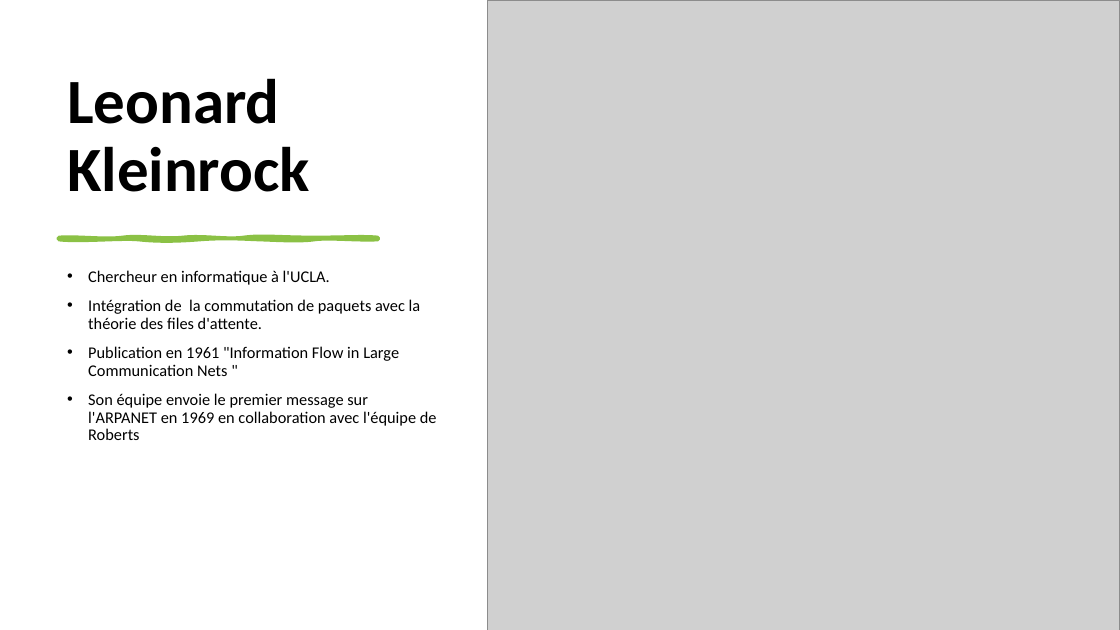
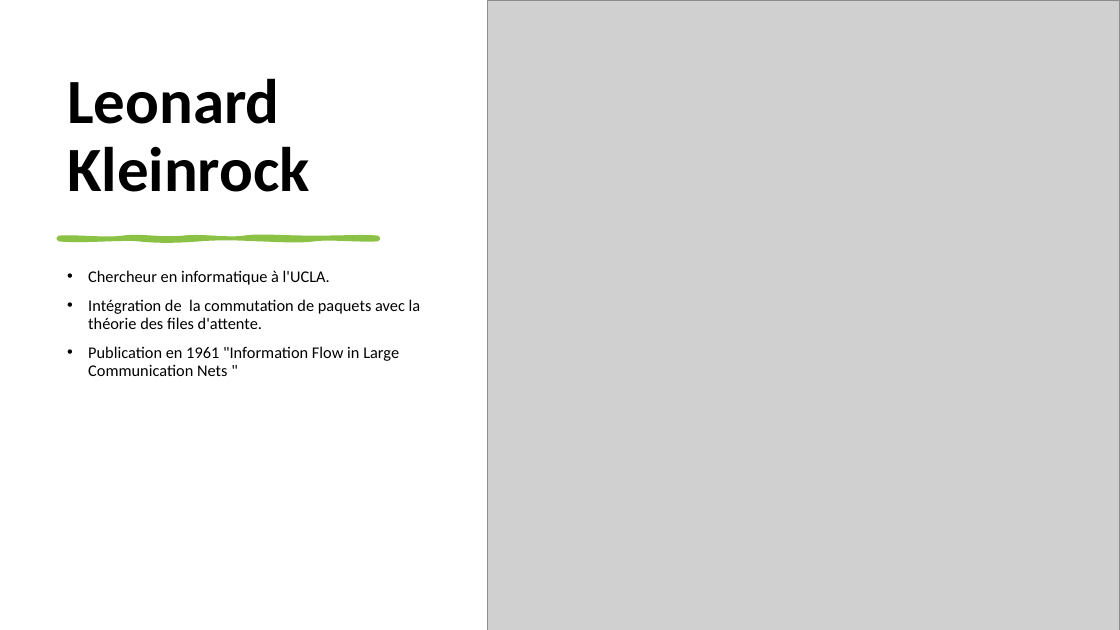
Before and after one commit to YannVerd/Expo_groupe, a slide deck: slide 6 of Expose_ARPAnet.pptx. Drawn at 1120x630 pixels with LibreOffice and Linux fonts; fonts in the diff are those of the drawing; grey boxes stand for pictures. Boxes give left, top, right and bottom in pixels: in the first picture for what was removed or moved away, otherwise in the second. Text is boxed around its words. In the diff, an @@ line names an element or a change of style, - is before the commit and + after.

```diff
--- a/Expose_ARPAnet.pptx
+++ b/Expose_ARPAnet.pptx
@@ text at (x1=88, y1=393, x2=437, y2=440): paragraph removed @@
-• Son équipe envoie le premier message sur l'ARPANET en 1969 en collaboration avec l'équipe de Roberts
```
Also in this commit, not shown: 6 other slides changed, 1 slide added, 1 slide removed, 1 other file.
